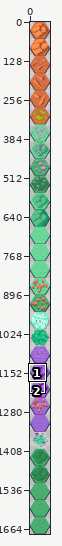
Sprite sheet -- tilesets-hexarealm.png. Above, an overview of the earlier version with the close-up marked.
Close-up. Before:
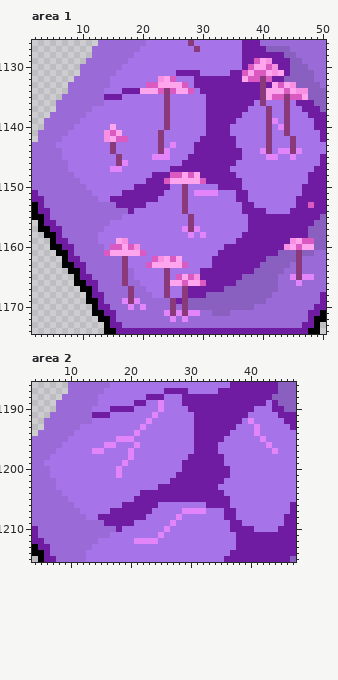
The file is 64x1680 pixels. Colours within 5 levels of each other are drawn and written as one. Shown: area 1: x 2..50, y 1126..1174; area 2: x 4..47, y 1186..1215.
New version:
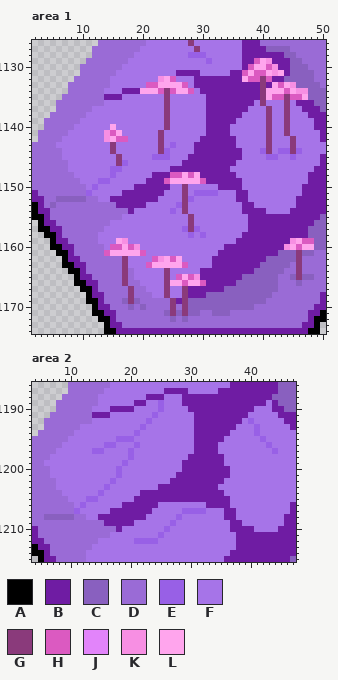
Palette (. is transparent): A #000000  B #6f1ca3  C #8960bf  D #9a6bd6  E #9860e6  F #a674e8  G #8a3a7b  H #db5ac1  J #e284fa  K #f78fe3  L #ffa5ed
From old to new:
Area 1:
Colour B replaces colour H in row 1153 at x 48.
Colour C replaces colour D in row 1152 at x 6 to 10; in row 1153 at x 5.
Colour C replaces colour J in row 1165 at x 45 and 47 to 48; in row 1166 at x 46; in row 1169 at x 17 and 19; in row 1170 at x 18 and 20; in row 1171 at x 24, 26 and 28 to 29; in row 1172 at x 25 and 27.
Colour E replaces colour D in row 1151 at x 11.
Colour E replaces colour F in row 1128 at x 28 to 30; in row 1129 at x 31; in row 1148 at x 15; in row 1149 at x 13 to 14; in row 1150 at x 12; in row 1152 at x 28.
Colour E replaces colour F in row 1153 at x 26; in row 1154 at x 25.
Colour E replaces colour J in row 1143 at x 25; in row 1144 at x 24, 40, 43 to 44 and 46; in row 1145 at x 22 to 24, 41 to 42 and 45; in row 1146 at x 17; in row 1147 at x 15 to 16; in row 1151 at x 29 to 32.
Colour E replaces colour J in row 1157 at x 27 and 29; in row 1158 at x 28 and 30.
Colour F replaces colour J in row 1139 at x 42; in row 1140 at x 43.
Area 2:
Colour C replaces colour D in row 1208 at x 6 to 10.
Colour E replaces colour D in row 1207 at x 11.
Colour E replaces colour F in row 1202 at x 17; in row 1203 at x 16; in row 1204 at x 15; in row 1205 at x 13 to 14; in row 1206 at x 12.
Colour E replaces colour J in rows 1189 to 1190 at x 25; in row 1191 at x 24; in row 1192 at x 23 and 40; in row 1193 at x 22 and 41; in row 1194 at x 21 and 41; in row 1195 at x 18 to 20 and 42.
Colour E replaces colour J in row 1196 at x 16 to 17, 21 and 43; in row 1197 at x 14 to 15, 20 and 44; in row 1198 at x 20; in row 1199 at x 19; in rows 1200 to 1201 at x 18; in row 1207 at x 29 to 32.
Colour E replaces colour J in row 1208 at x 28; in row 1209 at x 27; in row 1210 at x 26; in row 1211 at x 25; in row 1212 at x 21 to 24.
